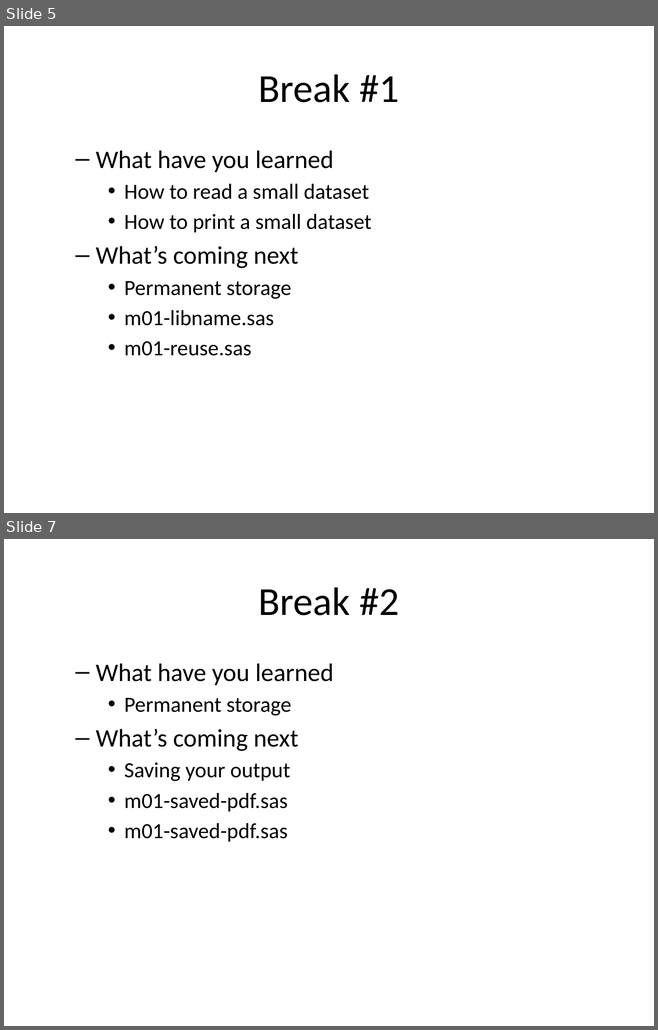
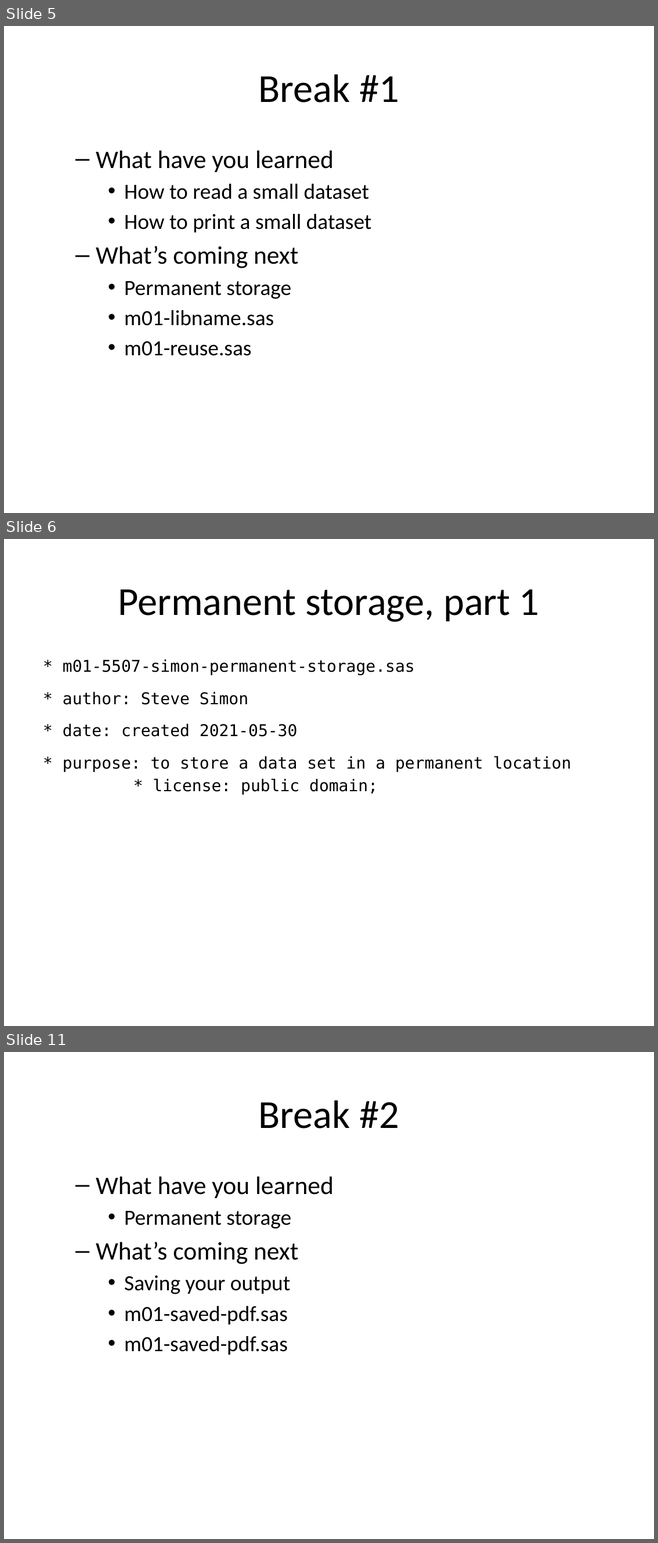
Before and after one commit to pmean/introduction-to-SAS, a slide deck: results/m01-basic-program.pptx. Shown one above the other, each under a label of ours: slides 5 and 7 before the commit, slides 5, 6 and 11 after it; the slides between them are not shown. The pictures are 658x1030 and 658x1543 pixels, drawn with LibreOffice and Linux fonts; fonts in the diff are those of the drawing. Boxes give left, top, right and bottom in pixels: in the first picture for what was removed or moved away, otherwise in the second. Text is boxed around its words. In the diff, an @@ line names an element or a change of style, - is before the commit and + after.

```diff
--- a/results/m01-basic-program.pptx
+++ b/results/m01-basic-program.pptx
@@ slide 6 added at (x1=4, y1=539, x2=654, y2=1026), background #FFFFFF @@
@@ title added at (x1=118, y1=589, x2=539, y2=622), 44 pt, text #000000 @@
+Permanent storage, part 1
@@ text added at (x1=63, y1=659, x2=571, y2=795), 18 pt, text #000000 @@
+* m01-5507-simon-permanent-storage.sas
+* author: Steve Simon
+* date: created 2021-05-30
+* purpose: to store a data set in a permanent location
+* license: public domain;
@@ what was slide 7 is now slide 11 @@
```
Also in this commit, not shown: 2 slides changed, 3 other slides added, 7 other files.
